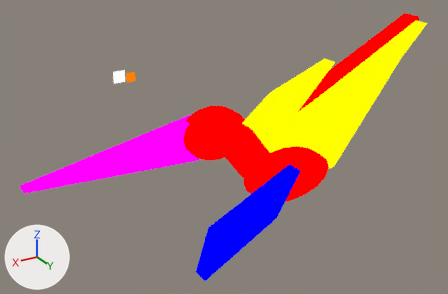
Before and after pictures for a commit that changed the Blender file assets-source/blender/motion/pteranodon-eat.blend.
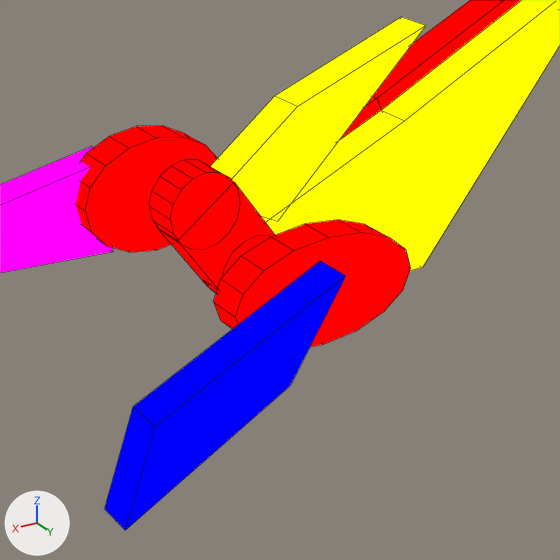
Old and new are each drawn whole from a camera (50 mm lens) standing at (76.4, 52.9, 42.9) and looking at (38.5, -10.3, 11.3) and again close up on the part from 34% to 88% of the width and 17% to 100% of the height. The lights are fixed; the arrows at lower left show +X, +Y and +Z. The last two pictures show the newer version. Both versions are drawn at full value of the shape key 'eat_03' of 'DinoTycoon_Motion_pteranodon_eat_far_wing'; the numbers are the values there. The close-ups show mesh edges as thin lines.

In view in the first close-up: 'DinoTycoon_Motion_pteranodon_eat_beak', 'DinoTycoon_Motion_pteranodon_eat_body', 'DinoTycoon_Motion_pteranodon_eat_crest', 'DinoTycoon_Motion_pteranodon_eat_far_wing', 'DinoTycoon_Motion_pteranodon_eat_head', 'DinoTycoon_Motion_pteranodon_eat_near_membrane', 'DinoTycoon_Motion_pteranodon_eat_neck_0', 'DinoTycoon_Motion_pteranodon_eat_neck_tip', 'DinoTycoon_Motion_pteranodon_eat_wing_fingers_1' and 3 more.
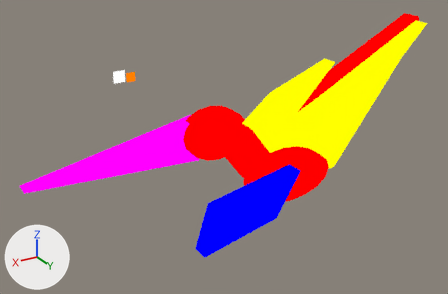
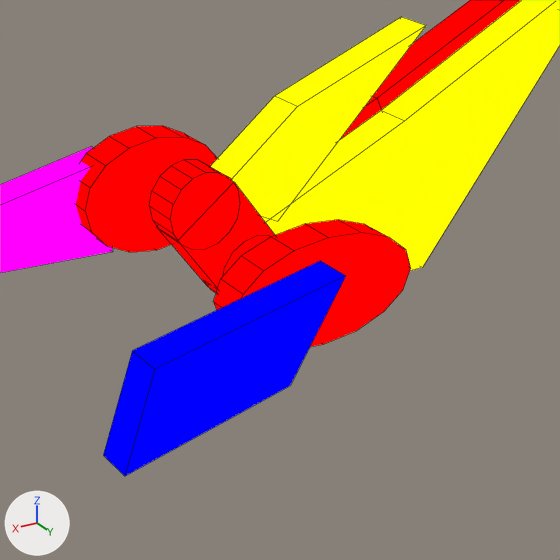
The edits, one by one:
me_dinotycoon_motion_pteranodon_eat_sample_far_wing is used by ob_dinotycoon_motion_pteranodon_eat_far_wing; location (0.0, 0.0, 0.0).
Before the commit, vertices of me_dinotycoon_motion_pteranodon_eat_sample_far_wing: 1 (48.41, 3.0, 9.08) at pixel (132, 406), 2 (50.0, 3.0, 4.08) at pixel (104, 508), 5 (48.41, 5.0, 9.08) at pixel (154, 426), 6 (50.0, 5.0, 4.08) at pixel (125, 530).
me_dinotycoon_motion_pteranodon_eat_sample_far_wing had 8 vertices, 6 faces and spanned x 38.0..50.0, y 3.0..5.0, z 4.08..14.0.
me_dinotycoon_motion_pteranodon_eat_sample_far_wing now has 8 vertices, 6 faces and spans x 38.0..50.0, y 3.0..5.0, z 7.0..14.0.
Part 1, on me_dinotycoon_motion_pteranodon_eat_sample_far_wing:
Vertices 1, 2, 5, 6 of me_dinotycoon_motion_pteranodon_eat_sample_far_wing move by (0.0, 0.0, 2.92).

Where the change shows, as pixel boxes [x1, y1, x2, y2] in the close-ups (560 x 560 px):
'DinoTycoon_Motion_pteranodon_eat_far_wing', reshaped (20% shorter): before [105, 261, 346, 530]; after [104, 261, 346, 476]
